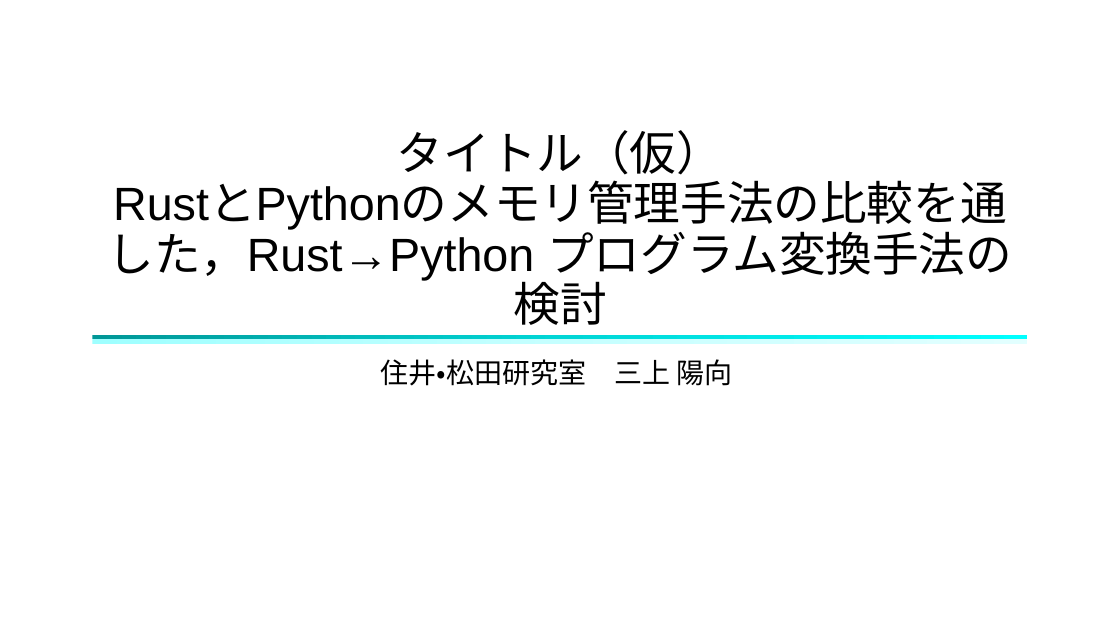
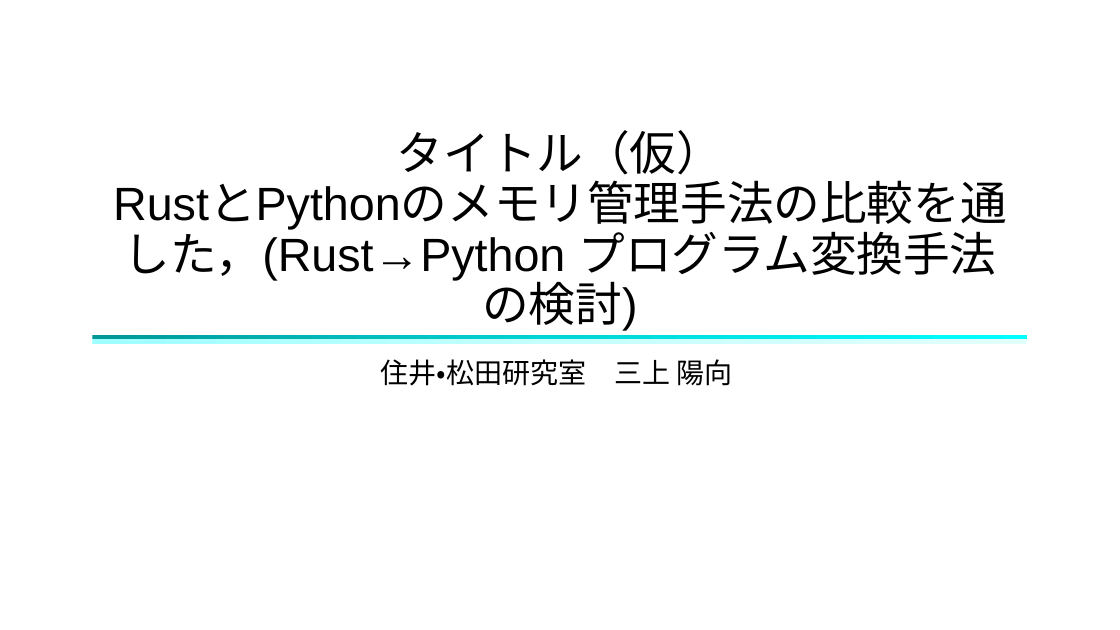
Before and after one commit to Hinata-Mikami/HinataMikami, a slide deck: slide 1 of 研究室関連/ゼミ/2025.01.29ゼミ.pptx. Drawn at 1120x630 pixels with LibreOffice and Linux fonts; fonts in the diff are those of the drawing. Boxes give left, top, right and bottom in pixels: in the first picture for what was removed or moved away, otherwise in the second. Text is boxed around its words. In the diff, an @@ line names an element or a change of style, - is before the commit and + after.

```diff
--- a/研究室関連/ゼミ/2025.01.29ゼミ.pptx
+++ b/研究室関連/ゼミ/2025.01.29ゼミ.pptx
@@ title at (123, 130, 996, 331): text changed @@
-タイトル（仮）
-RustとPythonのメモリ管理手法の比較を通した，Rust→Python プログラム変換手法の検討
+タイトル（仮）
+RustとPythonのメモリ管理手法の比較を通した，(Rust→Python プログラム変換手法の検討)
```
Also in this commit, not shown: 1 other slide changed, 41 other files.
